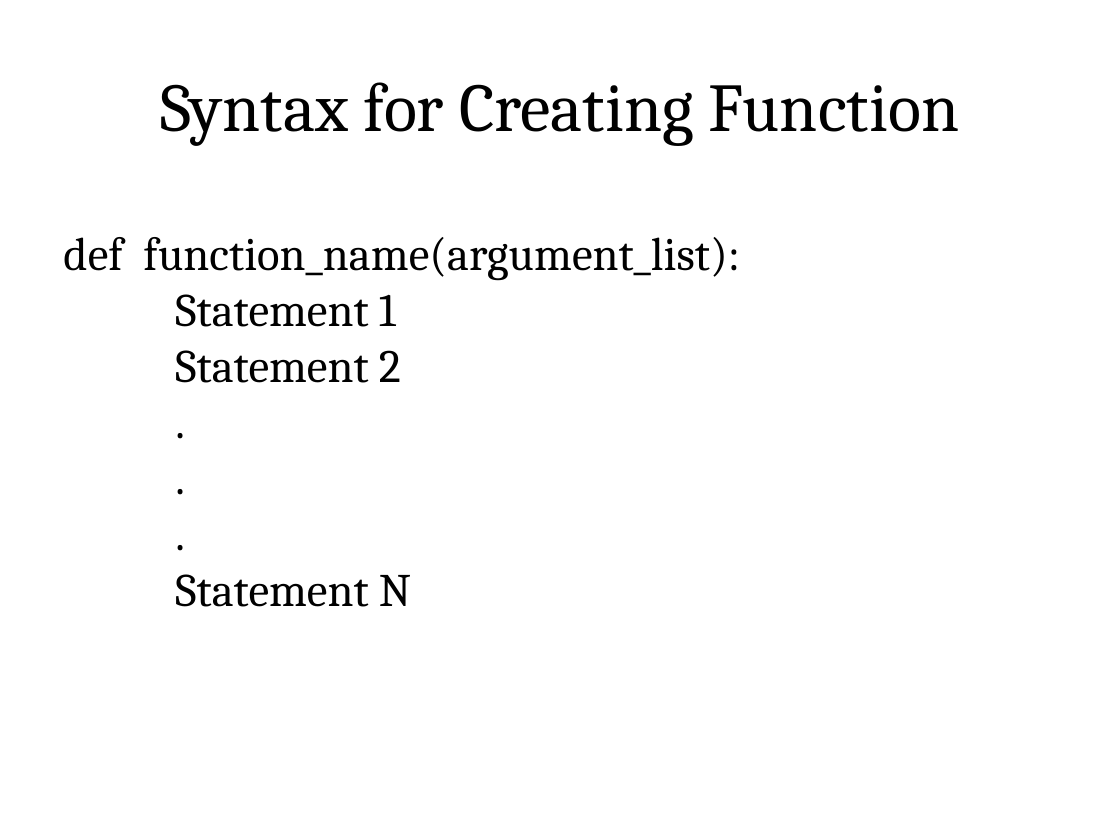
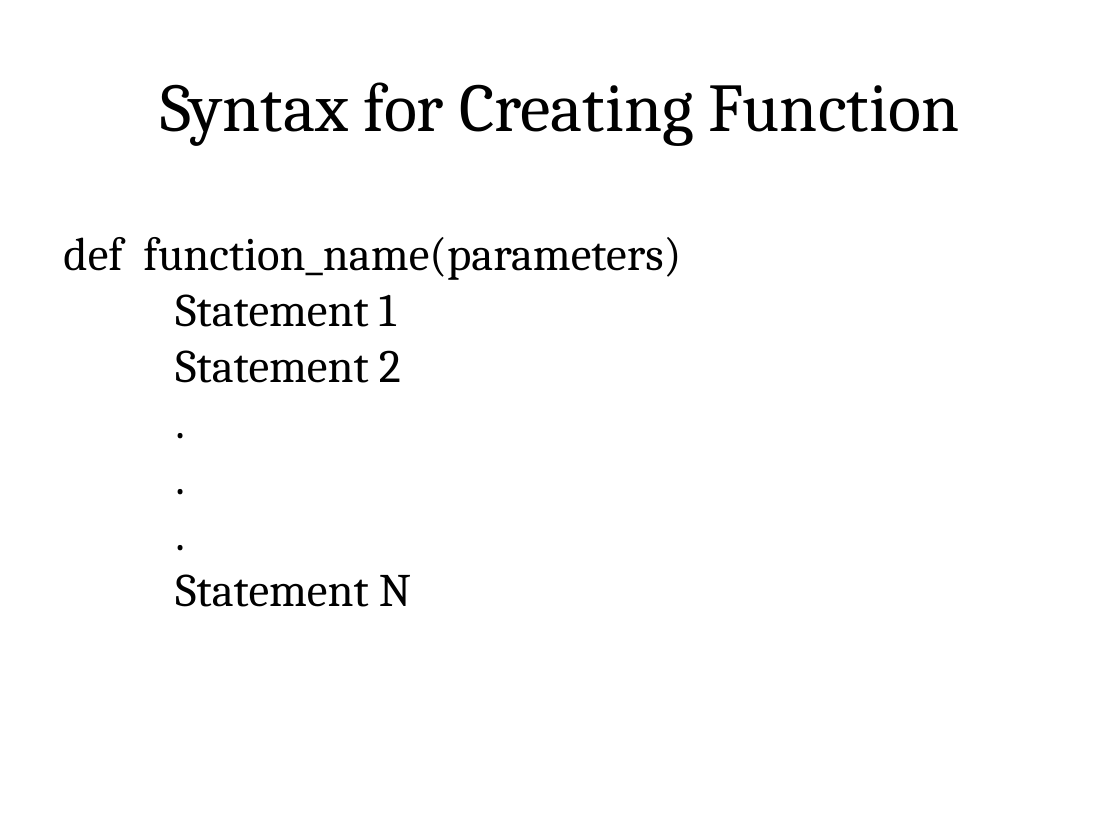
Before and after one commit to rajasekaran36/GE8151-Problem-Solving-and-Python-Programming, a slide deck: slide 7 of Slides/Unit 2/GE8151-U2-3-Functions.pptx. Drawn at 1120x840 pixels with LibreOffice and Linux fonts; fonts in the diff are those of the drawing. Boxes give left, top, right and bottom in pixels: in the first picture for what was removed or moved away, otherwise in the second. Text is boxed around its words. In the diff, an @@ line names an element or a change of style, - is before the commit and + after.

```diff
--- a/Slides/Unit 2/GE8151-U2-3-Functions.pptx
+++ b/Slides/Unit 2/GE8151-U2-3-Functions.pptx
@@ text at <box>63,237,681,280</box>: text changed @@
-def function_name(argument_list):
+def function_name(parameters)
```
Also in this commit, not shown: 2 other slides changed, 2 slides added, 4 other files.
